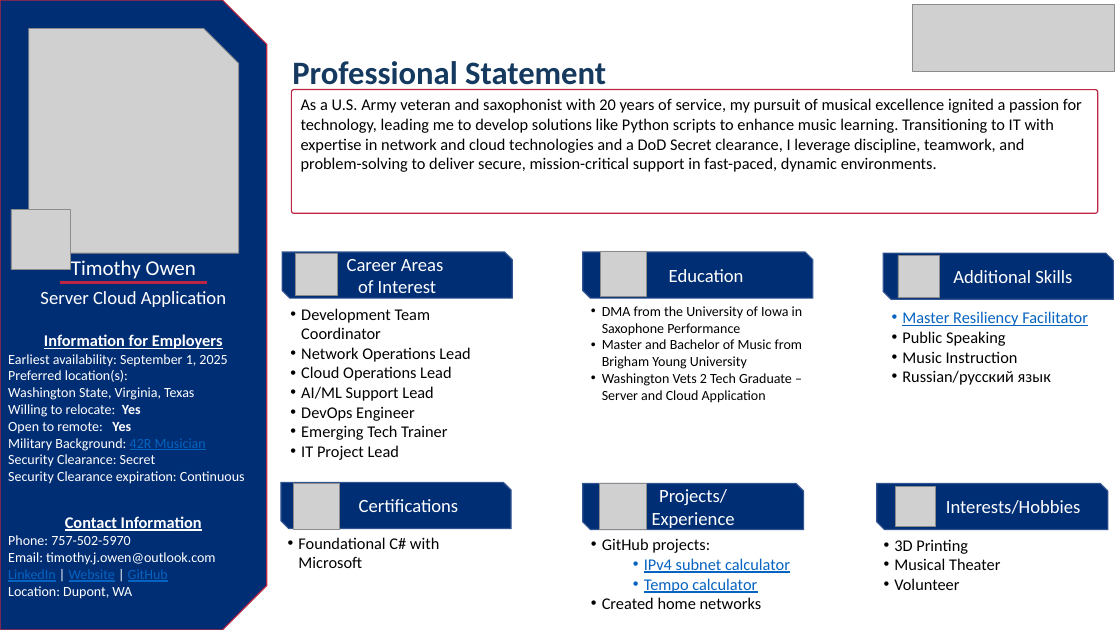
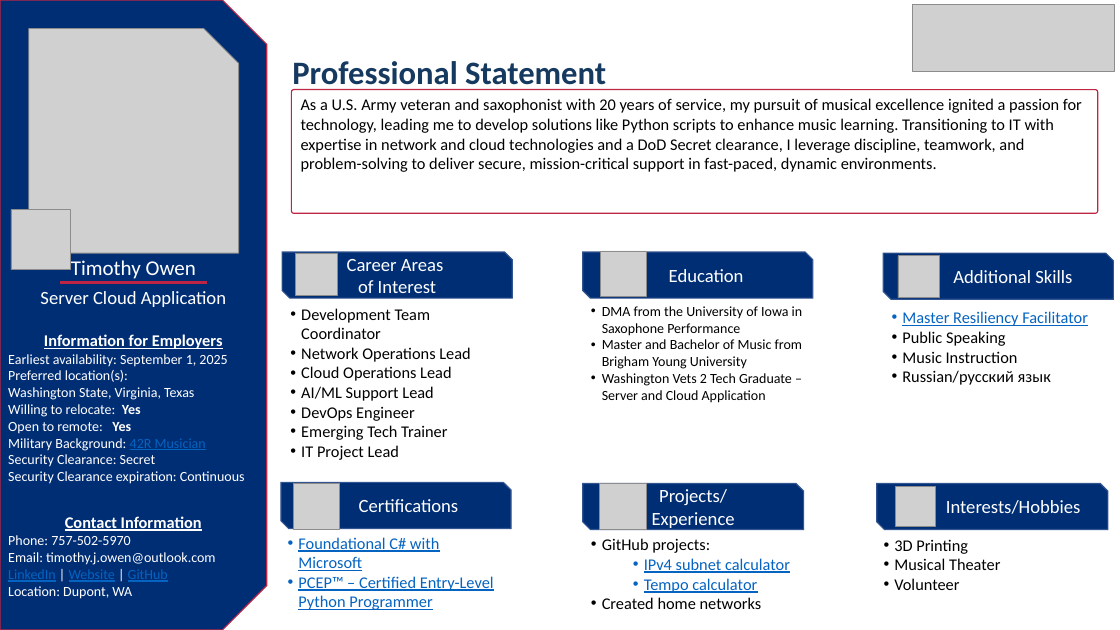
Before and after one commit to saxd0ct0r/saxd0ct0r.github.io, a slide deck: slide 1 of Owen Timothy Bio Card.pptx. Drawn at 1120x630 pixels with LibreOffice and Linux fonts; fonts in the diff are those of the drawing; grey boxes stand for pictures. Boxes give left, top, right and bottom in pixels: in the first picture for what was removed or moved away, otherwise in the second. Text is boxed around its words. In the diff, an @@ line names an element or a change of style, - is before the commit and + after.

Commit message:
fixed PCEP

```diff
--- a/Owen Timothy Bio Card.pptx
+++ b/Owen Timothy Bio Card.pptx
@@ text at [298,537,439,571]: text colour #000000 to #0563C1, underline on in "Foundational C# with Microsoft" @@
@@ text at [298,576,494,610]: paragraph added @@
+• PCEP™ – Certified Entry-Level Python Programmer
```
Also in this commit, not shown: 1 other file.
